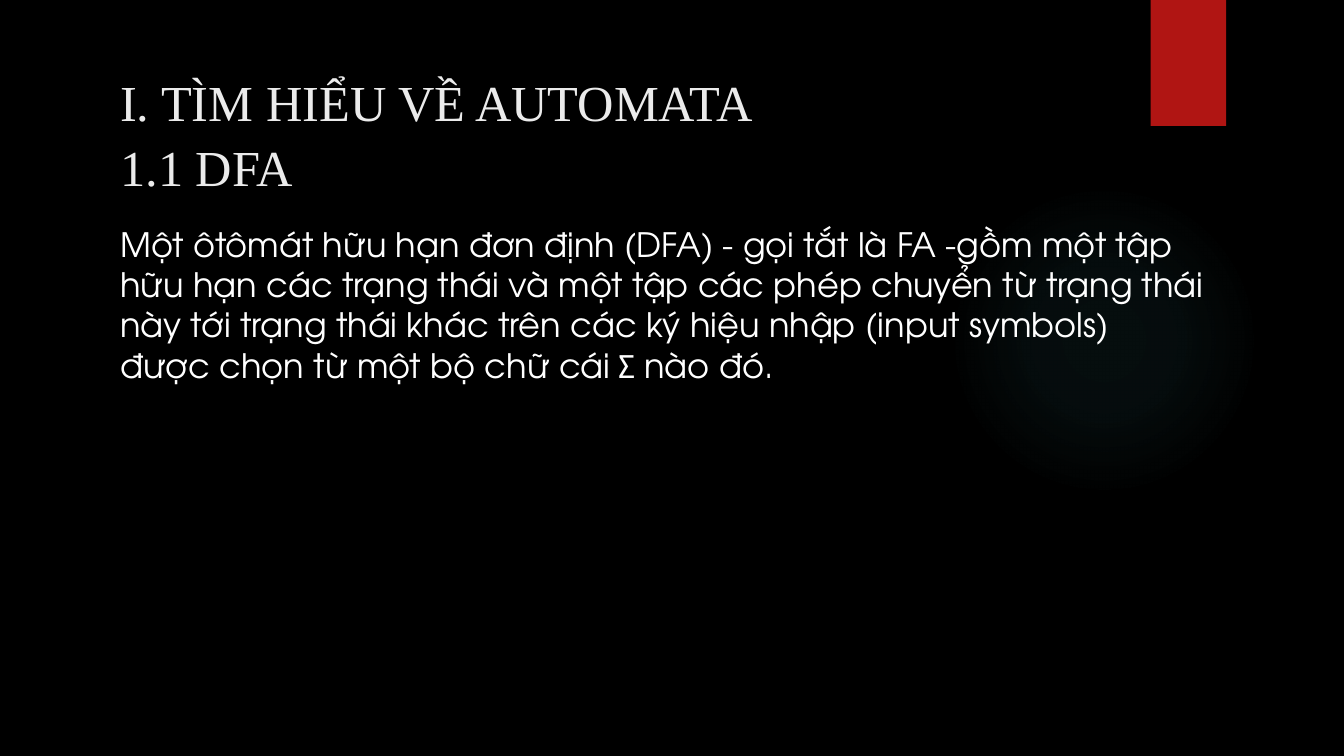
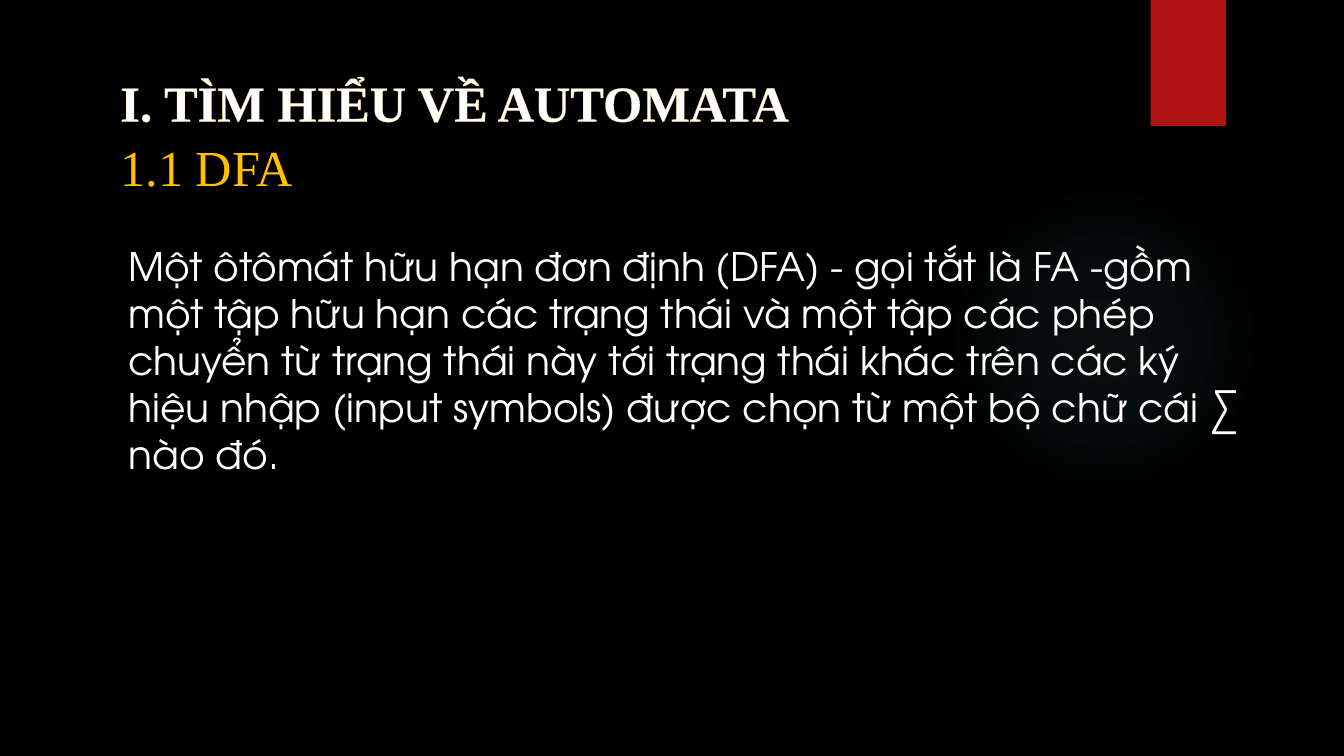
Before and after one commit to bahao113/TieuLuanNNHTvaTinhToan, a slide deck: slide 3 of bao cao.pptx. Drawn at 1344x756 pixels with LibreOffice and Linux fonts; fonts in the diff are those of the drawing; background and template pictures are left out. Boxes give left, top, right and bottom in pixels: in the first picture for what was removed or moved away, otherwise in the second. Text is boxed around its words. In the diff, an @@ line names an element or a change of style, - is before the commit and + after.

```diff
--- a/bao cao.pptx
+++ b/bao cao.pptx
@@ text "I. TÌM HIỂU VỀ AUTOMATA" at (x1=120, y1=82, x2=789, y2=123): text colour #EBEBEB to #FFFFFF, letter outline none to #F0D47F 0.52 pt, bold on @@
@@ text "1.1 DFA" at (x1=120, y1=152, x2=293, y2=187): text colour #EBEBEB to #FFC000 @@
@@ subtitle at (x1=129, y1=245, x2=1198, y2=470): text changed; size 24 to 28 pt @@
-Một ôtômát hữu hạn đơn định (DFA) - gọi tắt là FA -gồm một tập hữu hạn các trạng thái và một tập các phép chuyển từ trạng thái này tới trạng thái khác trên các ký hiệu nhập (input symbols) được chọn từ một bộ chữ cái Σ nào đó.
+Một ôtômát hữu hạn đơn định (DFA) - gọi tắt là FA -gồm một tập hữu hạn các trạng thái và một tập các phép chuyển từ trạng thái này tới trạng thái khác trên các ký hiệu nhập (input symbols) được chọn từ một bộ chữ cái ∑ nào đó.
```
Also in this commit, not shown: 8 other slides changed, 11 slides added, 1 slide removed.
